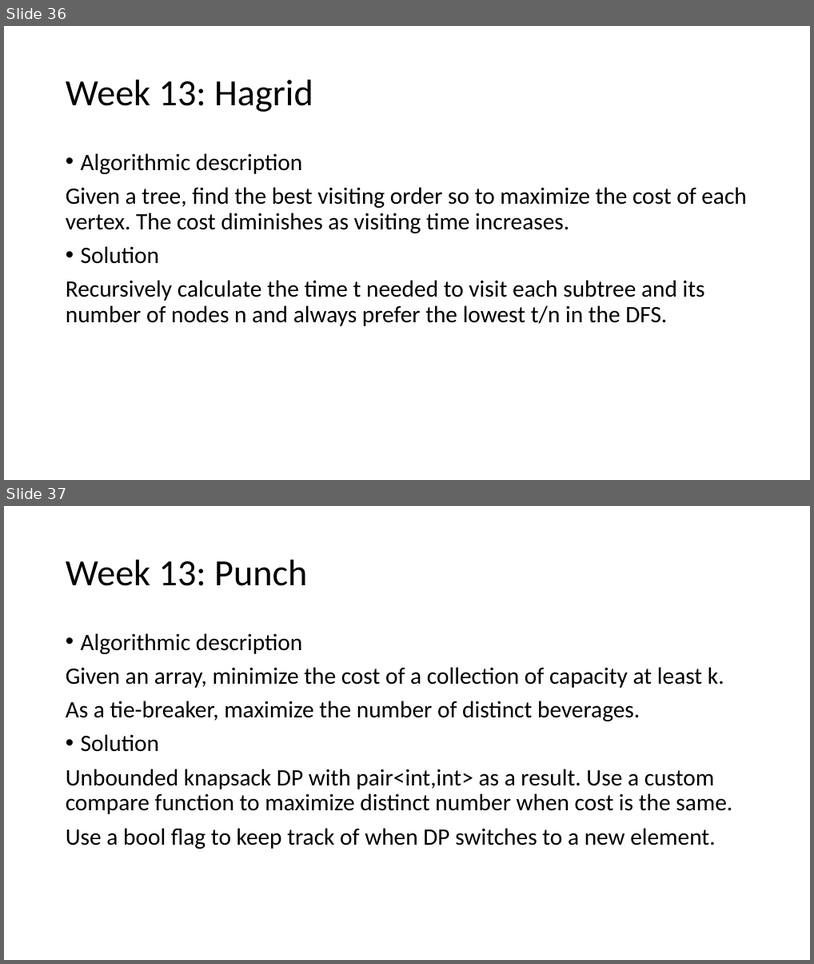
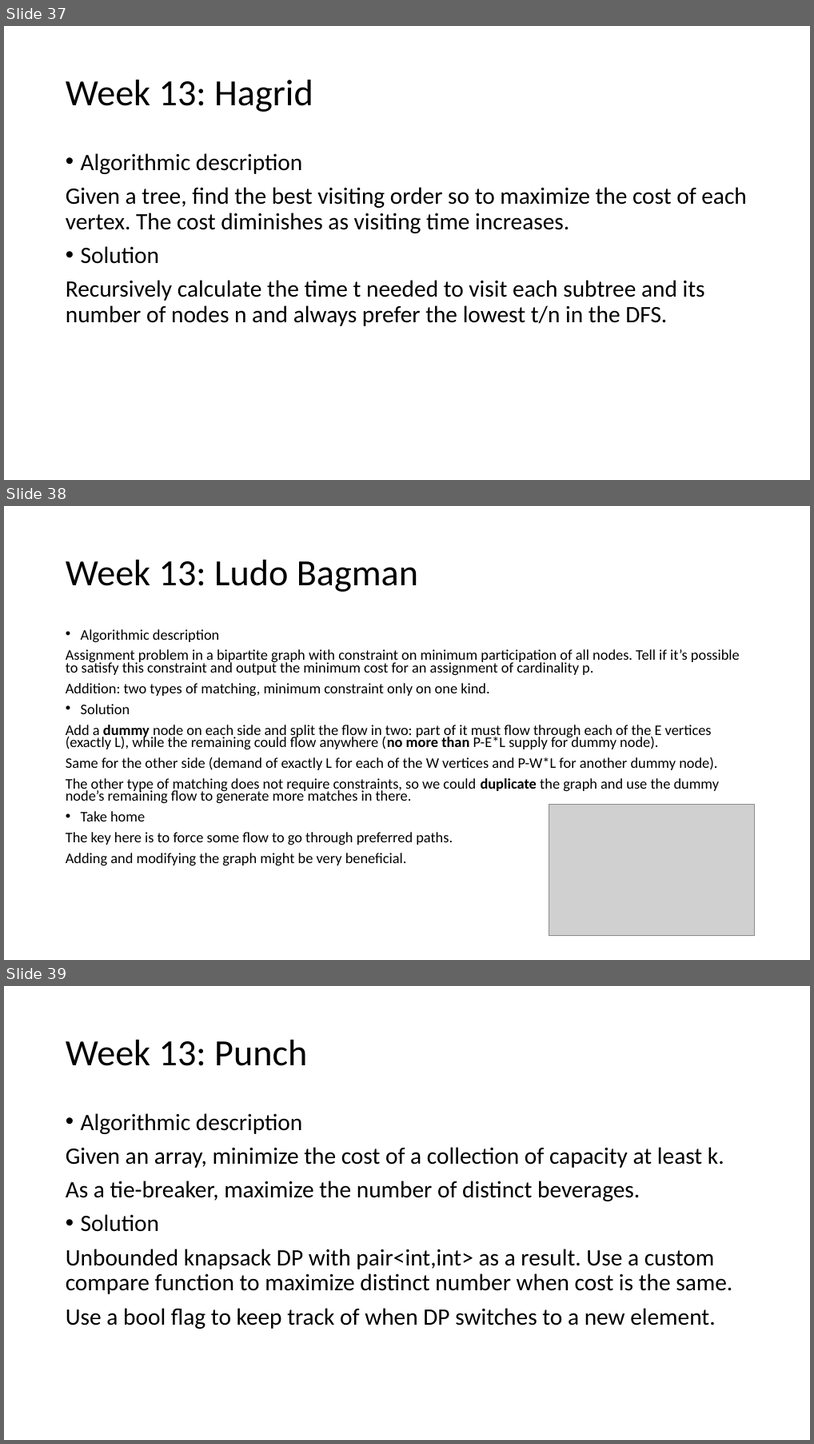
Before and after one commit to giacomocamposampiero/algolab, a slide deck: Recap.pptx. Shown one above the other, each under a label of ours: slides 36 and 37 before the commit, slides 37, 38 and 39 after it. The pictures are 814x964 and 814x1444 pixels, drawn with LibreOffice and Linux fonts; fonts in the diff are those of the drawing; grey boxes stand for pictures. Boxes give left, top, right and bottom in pixels: in the first picture for what was removed or moved away, otherwise in the second. Text is boxed around its words. In the diff, an @@ line names an element or a change of style, - is before the commit and + after.

Commit message:
Added more problems

```diff
--- a/Recap.pptx
+++ b/Recap.pptx
@@ slide 38 added at box(4, 506, 810, 960), background #FFFFFF @@
@@ title added at box(66, 560, 418, 592), 44 pt, text #000000 @@
+Week 13: Ludo Bagman
@@ text added at box(66, 629, 740, 865), 17.5 pt, text #000000 @@
+• Algorithmic description
+Assignment problem in a bipartite graph with constraint on minimum participation of all nodes. Tell if it’s possible to satisfy this constraint and output the minimum cost for an assignment of cardinality p.
+Addition: two types of matching, minimum constraint only on one kind.
+• Solution
+Add a dummy node on each side and split the flow in two: part of it must flow through each of the E vertices (exactly L), while the remaining could flow anywhere (no more than P-E*L supply for dummy node).
+Same for the other side (demand of exactly L for each of the W vertices and P-W*L for another dummy node).
+The other type of matching does not require constraints, so we could duplicate the graph and use the dummy node’s remaining flow to generate more matches in there.
+• Take home
+The key here is to force some flow to go through preferred paths.
+Adding and modifying the graph might be very beneficial.
@@ picture added at box(549, 804, 754, 936) @@
@@ what was slide 36 is now slide 37 @@
@@ what was slide 37 is now slide 39 @@
```
Also in this commit, not shown: 2 other slides added, 3 other files.
